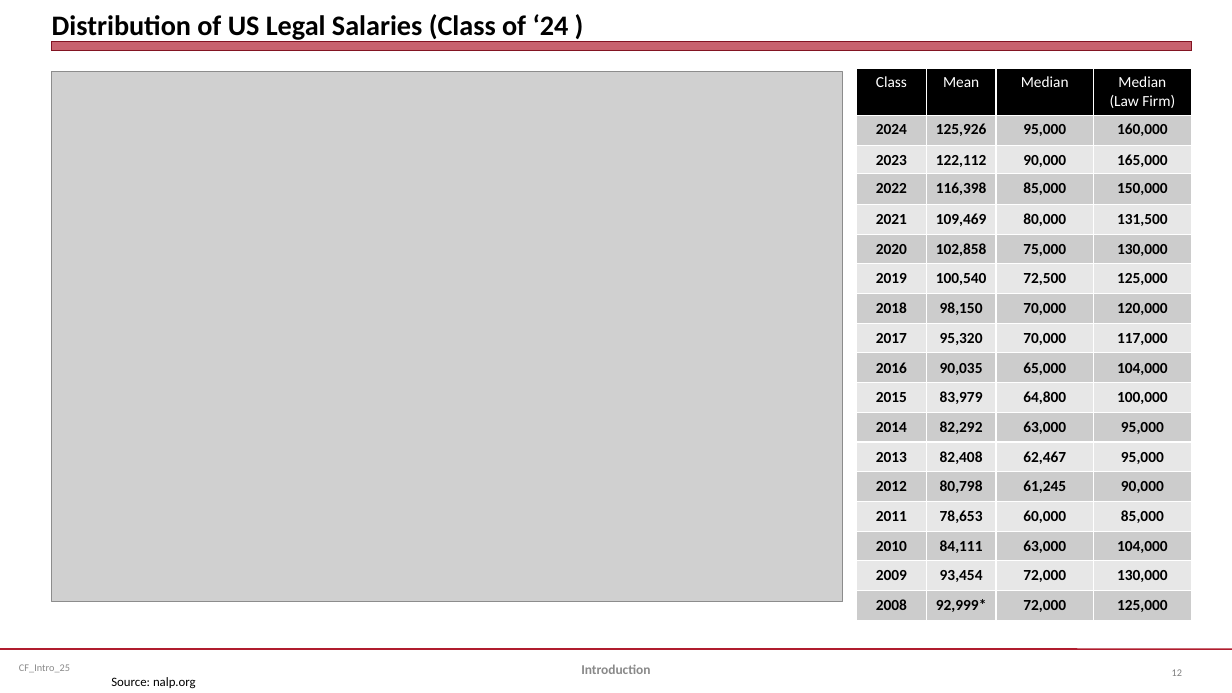
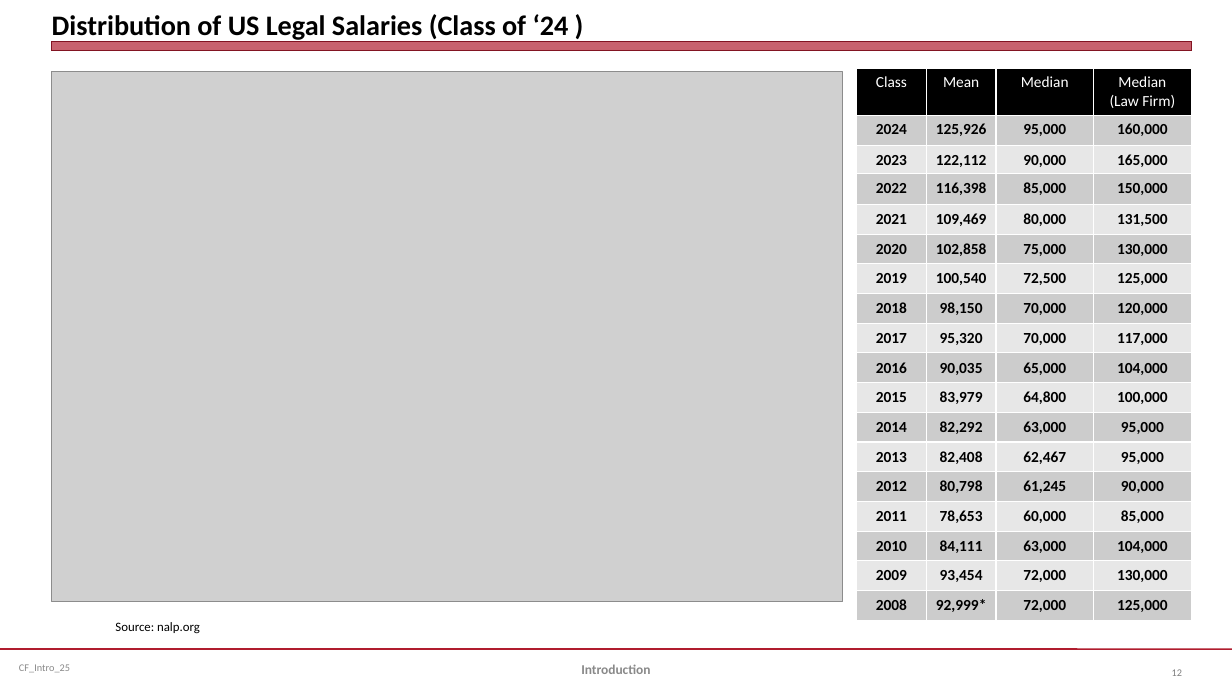
Before and after one commit to jmc877/Corporate-Finance, a slide deck: slide 12 of slides/CF_Intro_25.pptx. Drawn at 1232x693 pixels with LibreOffice and Linux fonts; fonts in the diff are those of the drawing; grey boxes stand for pictures. Boxes give left, top, right and bottom in pixels: in the first picture for what was removed or moved away, otherwise in the second. Text is boxed around its words. In the diff, an @@ line names an element or a change of style, - is before the commit and + after.

```diff
--- a/slides/CF_Intro_25.pptx
+++ b/slides/CF_Intro_25.pptx
@@ text "Source: nalp.org": place and size @@
-text "Source: nalp.org" at <box>111,677,196,689</box>
+text "Source: nalp.org" at <box>115,622,200,634</box>
```
Also in this commit, not shown: 2 other files.
